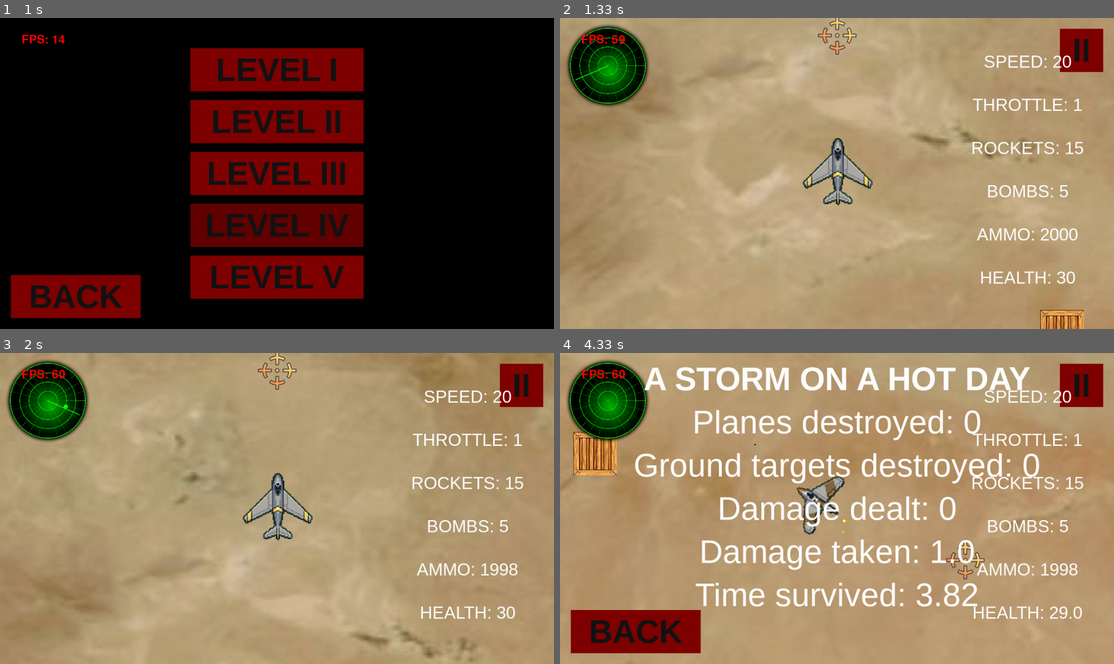
Above: before the commit, frames 1-4 (two rows, left to right).
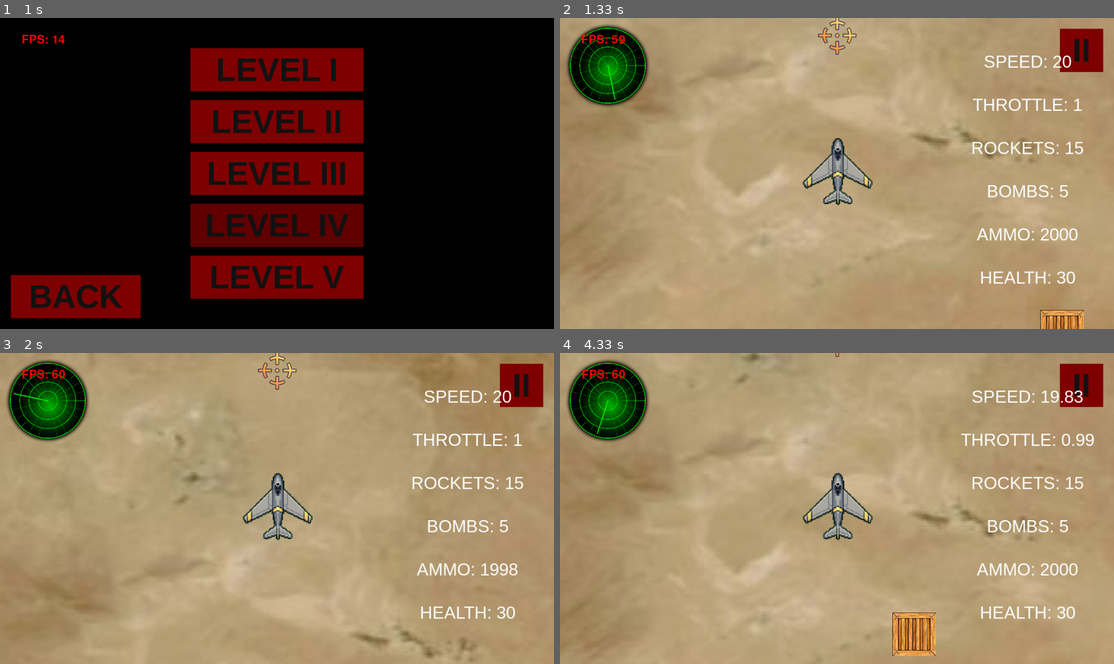
Above: after the commit, the same moments.

Repository: AndyCreator8/pygame_project_1
Game: pygame game, started from another_main.py
Same seed, same stepped clock (60 frames per second), same inputs: the game is played once before the commit and once after it.
Inputs (mouse positions are in pixels of both pictures, inside the frame that each line leads up to):
- Up to frame 1 (1 s): click (277, 126) at 0.38 s; press the mouse at (277, 173) at 0.7 s; move the mouse to (299, 204) at 0.8 s; release the mouse at (315, 238) at 0.93 s
- Up to frame 2 (1.33 s): press the mouse at (837, 70) at 1.03 s; move the mouse to (781, 95) at 1.13 s; release the mouse at (720, 123) at 1.27 s
- Up to frame 3 (2 s): click (520, 384) at 1.38 s; click (277, 461) at 1.72 s
- Up to frame 4 (4.33 s): hold D 2-2.47 s; tap Shift at 2.07, 2.37, 2.57, 2.9, 3.2, 3.4, 3.7, 4.3 s; hold W 2.5-2.8 s; hold D 2.83-3.3 s; hold A 3.33-3.87 s; click "HEALTH: 29.0" at 3.95 s; hold S from 4.23 s (still down)

Frame 1 is identical in both runs. In frame 2, less than 0.1% of the frame differs, in the area x 2-10%, y 15-27%; in frame 3, less than 0.1%; in frame 4, 28%, in the area x 0-97%, y 0-98%.

Commit message:
Update another_main.py
Модифицировал слегка. Хочу добавить выбор самолёта

Diff:
--- a/another_main.py
+++ b/another_main.py
@@ -27,6 +27,7 @@
     "Time survived": 0,
     "status": "DRAW"
 }
+era2, level2 = 1, 1
 
 with open('data/planes.json', 'r', encoding='utf8') as file:
     planes = json.load(file)
@@ -58,7 +59,8 @@
 
 
 def load_game(era, level):
-    global planes, map, tcr, target, r, plane, in_game, paused, t
+    global planes, map, tcr, target, r, plane, in_game, paused, t, era2, level2
+    era2, level2 = era, level
     t = 0
     in_game = True
     paused = False
@@ -75,7 +77,7 @@
     map = Map()
     tcr = TargetCross()
     target = Target()
-    r = Radar(range=4000)
+    r = Radar(range=4000, rtspeed=3 + era)
     enemiesc = level
     enemyvars = enemytypes[era]
     print(enemyvars)
@@ -89,7 +91,14 @@
 
 
 def load_results():
-    global results, enemies, targets, plane, in_game, t, width, height, paused
+    global results, enemies, targets, plane, planes_sprites, all_sprites, in_game, t, width, height, paused, menu, era2, level2, player, radar
+    all_sprites = pygame.sprite.Group()
+    player = pygame.sprite.Group()
+    targets = pygame.sprite.Group()
+    planes_sprites = pygame.sprite.Group()
+    radar = pygame.sprite.Group()
+    enemies = pygame.sprite.Group()
+    menu = []
     if not in_game:
         return None
     paused = True
@@ -100,8 +109,11 @@
     results["Damage taken"] = plane.maxhealth - plane.health
     results["Time survived"] = round(t, 2)
 
-    titlepos, titlecolor, titlefontsize = (width // 2, height // 2 - 300), (255, 255, 255), 75
+    titlepos, titlecolor, titlefontsize = (width // 2, height // 2 - 600), (255, 255, 255), 75
     title = Text(titlepos, f"A STORM ON A HOT DAY", fontsize=titlefontsize, fontcolor=titlecolor, bold=True)
+
+    stpos, stcolor, stfontsize = (width // 2, height // 2 - 350), (255, 255, 255), 150
+    st = Text(stpos, f"{results['status']}", fontsize=stfontsize, fontcolor=stcolor)
 
     pdpos, pdcolor, pdfontsize = (width // 2, height // 2 - 200), (255, 255, 255), 75
     pd = Text(pdpos, f"Planes destroyed: {results['Planes destroyed']}", fontsize=pdfontsize, fontcolor=pdcolor)
@@ -124,6 +136,10 @@
     backcolor, backsize, backpos, backtext = (128, 0, 0), (300, 100), (175, height - 75), "BACK"
     back = Button(*posf(backpos, backsize), *backsize, color=backcolor, buttonText=backtext,
                   onclickFunction=load_menu, onePress=True, fontsize=75, bold=True)
+
+    retrycolor, retrysize, retrypos, retrytext = (128, 0, 0), (300, 100), (width - 175, height - 75), "RETRY"
+    retry = Button(*posf(retrypos, retrysize), *retrysize, color=retrycolor, buttonText=retrytext,
+                  onclickFunction=load_game, onclickParams={"era": era2, "level": level2}, onePress=True, fontsize=75, bold=True)
 
 
 def load_erachoice():
@@ -280,34 +296,46 @@
                         onclickFunction=load_menu,
                         onePress=True, fontsize=75, bold=True)
     # exittomenu.update()
+    print(check_enemies())
 
 
 def continue_game():
     plane.sound.play(loops=-1)
     load_ingameui()
 
+
 def load_ingameui():
-    global menu, boolparams, in_game, params, plane, paused
-    paused = False
-    params = {"SPEED": round(plane.speed, 2), "THROTTLE": round(plane.throttle, 2), "ROCKETS": plane.rocketlimit, "BOMBS": plane.bomblimit, "AMMO": plane.bulletlimit, "HEALTH": round(plane.health, 2)}
-    in_game = True
-
-    menu = []
-    # titlecolor, titlesize, titlepos, titletext = (128, 0, 0), (500, 200), (width // 2, 150), "VOLAR"
-    # title = Label(*posf(titlepos, titlesize), *titlesize, color=titlecolor, labelText=titletext)
-    # title.update()
-
-    menucolor, menusize, menupos, menutext = (128, 0, 0), (100, 100), (width - 75, 75), "II"
-    menubtn = Button(*posf(menupos, menusize), *menusize, color=menucolor, buttonText=menutext,
+    if not check_enemies():
+        global menu, boolparams, in_game, params, plane, paused
+        paused = False
+        params = {"SPEED": round(plane.speed, 2), "THROTTLE": round(plane.throttle, 2), "ROCKETS": plane.rocketlimit, "BOMBS": plane.bomblimit, "AMMO": plane.bulletlimit, "HEALTH": round(plane.health, 2)}
+        in_game = True
+
+        menu = []
+        # titlecolor, titlesize, titlepos, titletext = (128, 0, 0), (500, 200), (width // 2, 150), "VOLAR"
+        # title = Label(*posf(titlepos, titlesize), *titlesize, color=titlecolor, labelText=titletext)
+        # title.update()
+
+        menucolor, menusize, menupos, menutext = (128, 0, 0), (100, 100), (width - 75, 75), "II"
+        menubtn = Button(*posf(menupos, menusize), *menusize, color=menucolor, buttonText=menutext,
                      onclickFunction=pause_game, onePress=True, fontsize=75, bold=True)
-    # menubtn.update()
-    if boolparams:
-        x, y = width - 200, 0
-        prcolor, prfontsize, prh = (255, 255, 255), 40, 100
-        for i in params:
-            y += prh
-            # print(y)
-            Text((x, y), f"{i}: {params[i]}", fontsize=prfontsize, fontcolor=prcolor)
+        # menubtn.update()
+        if boolparams:
+            x, y = width - 200, 0
+            prcolor, prfontsize, prh = (255, 255, 255), 40, 100
+            for i in params:
+                y += prh
+                # print(y)
+                Text((x, y), f"{i}: {params[i]}", fontsize=prfontsize, fontcolor=prcolor)
+    else:
+        global results
+        results["status"] = "VICTORY!"
+        load_results()
+
+
+def check_enemies():
+    global enemies, targets
+    return not (enemies.sprites() and targets.sprites())
 
 
 class Button():
@@ -639,8 +667,6 @@
             t = pygame.sprite.spritecollideany(self, targets)
             if pygame.sprite.collide_mask(self, t):
                 t.health -= self.dmg
-
-
 
 
 class Rocket(BasedMapObject):
@@ -856,6 +882,8 @@
     def update(self, *args, **kwargs):
         # print(self.health)
         if self.health <= 0:
+            global results
+            results["status"] = "DEFEAT"
             self.explosion()
         self.deltat = self.tick() / 1000
         self.t += self.deltat
@@ -927,6 +955,7 @@
         if pygame.sprite.spritecollideany(self, enemies):
             target = pygame.sprite.spritecollideany(self, enemies)
             if pygame.sprite.collide_mask(self, target):
+                results["status"] = "CRASHED"
                 self.explosion()
 
     def fire(self):
